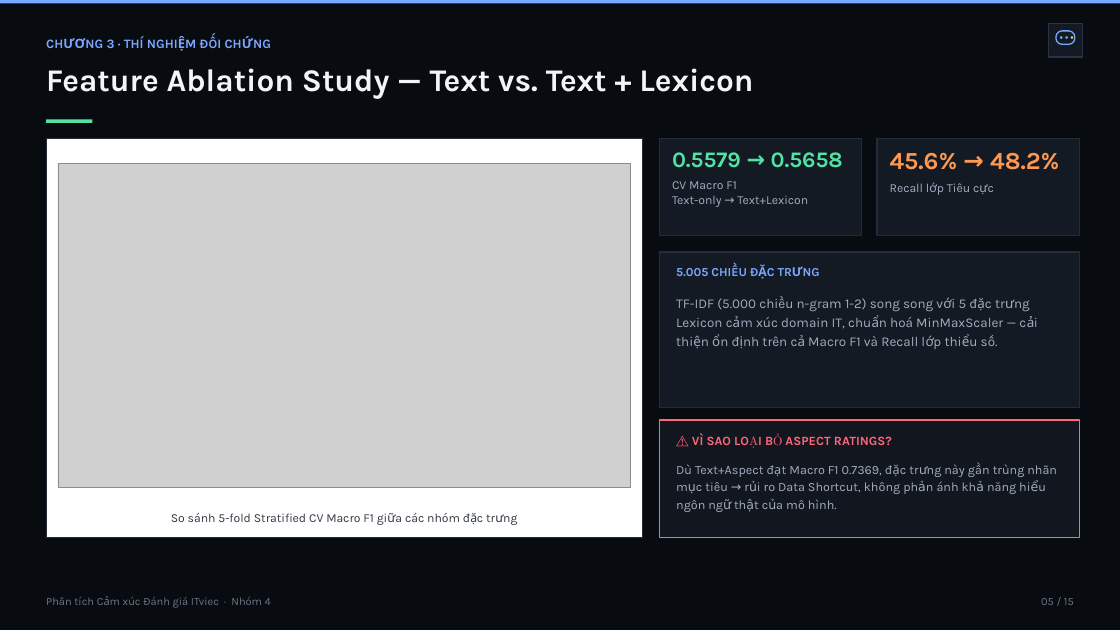
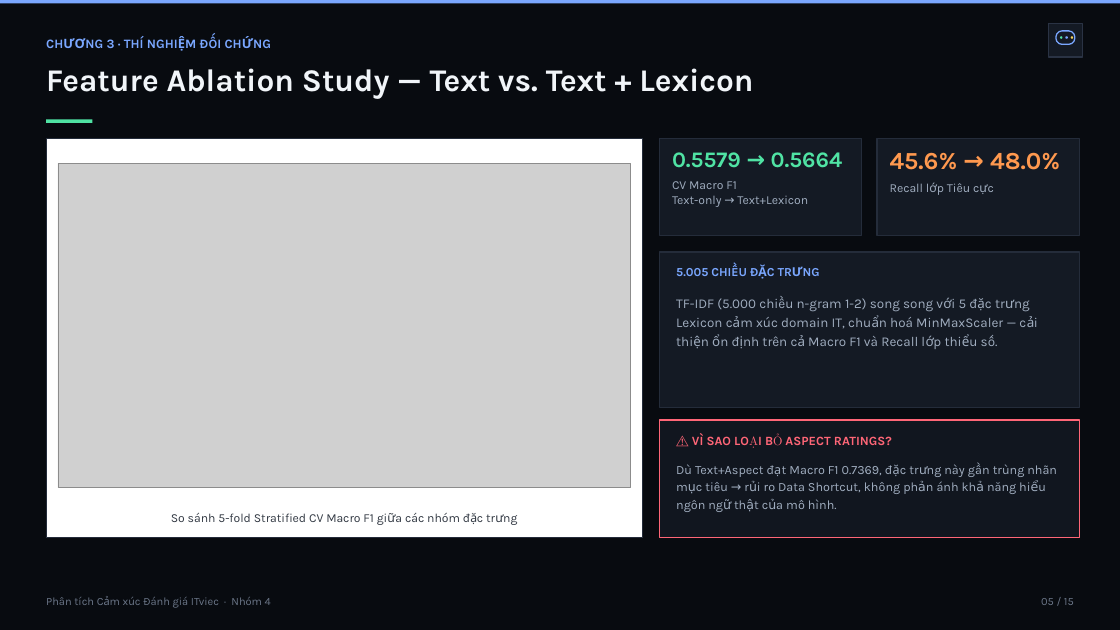
Before and after one commit to NDK2002/NLP-Sentiment-Analysis-ITviec, a slide deck: slide 6 of reports/slides/NLP_ITviec_Sentiment_Slides.pptx. Drawn at 1120x630 pixels with LibreOffice and Linux fonts; fonts in the diff are those of the drawing; grey boxes stand for pictures. Boxes give left, top, right and bottom in pixels: in the first picture for what was removed or moved away, otherwise in the second. Text is boxed around its words. In the diff, an @@ line names an element or a change of style, - is before the commit and + after.

Commit message:
fix(slides): update ablation numbers after aspect-hybrid-features merge
reports/aspect_hybrid_ablation.csv changed in PR #7 (feature/aspect-hybrid-features):
Text+Lexicon CV Macro F1 0.5658 -> 0.5664 and Recall Negative 48.2% -> 48.0%.
Rebuild the deck so slide 6's stat chips match the current report numbers.

```diff
--- a/reports/slides/NLP_ITviec_Sentiment_Slides.pptx
+++ b/reports/slides/NLP_ITviec_Sentiment_Slides.pptx
@@ text at box(672, 152, 843, 168): text changed @@
-0.5579 → 0.5658
+0.5579 → 0.5664
@@ text at box(890, 152, 1060, 170): text changed @@
-45.6% → 48.2%
+45.6% → 48.0%
```
Also in this commit, not shown: 1 other file.
